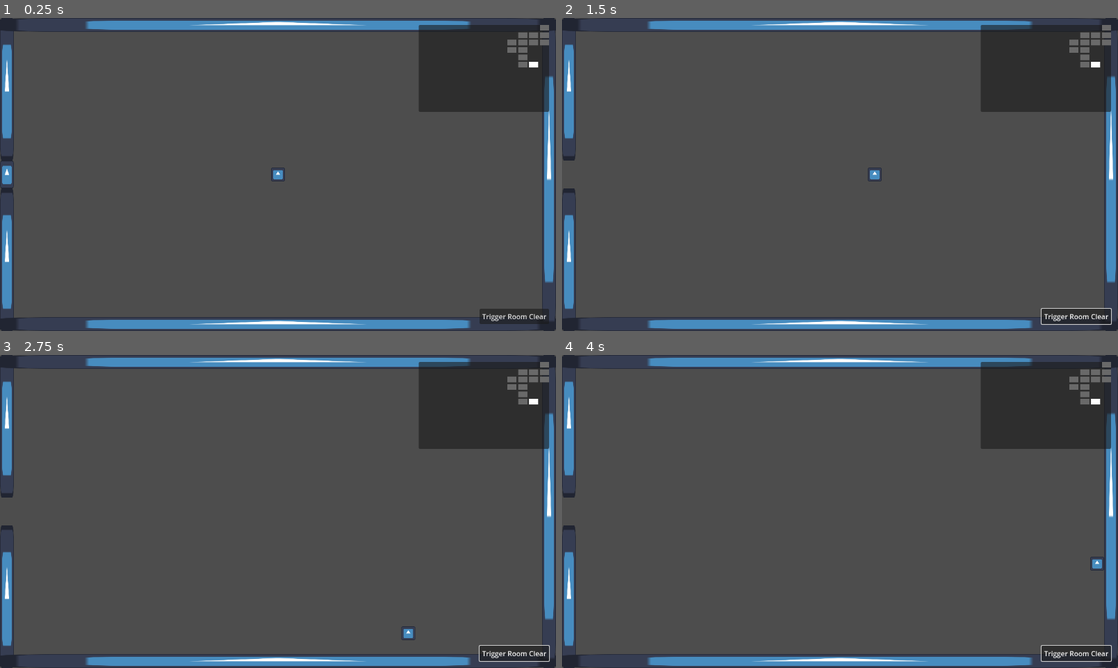
Above: before the commit, frames 1-4 (two rows, left to right).
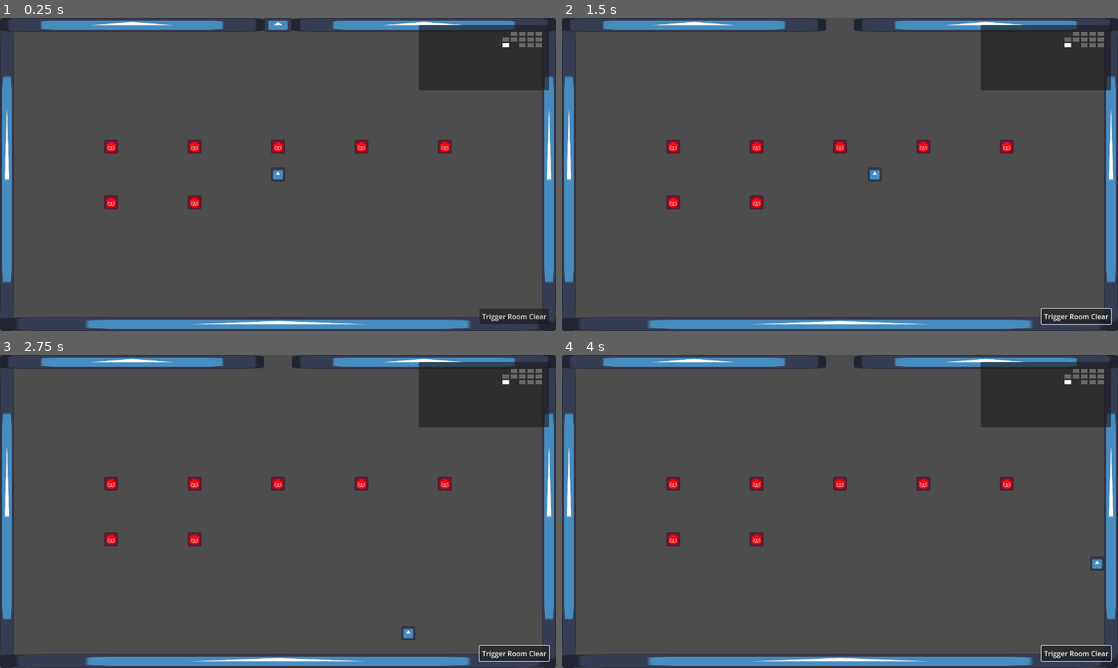
Above: after the commit, the same moments.

Repository: axQuadratic/IKEA-Escape-Quest
Game: Godot game, scene res://scenes/map.tscn
The game is run twice, just before and just after one commit, with the same random seed, the same clock (stepped at 60 frames per second) and the same inputs. The engine's default icon, where the game draws it, is replaced by a stand-in: a white triangle on a blue panel in a dark square.
Inputs (mouse positions are in pixels of both pictures, inside the frame that each line leads up to):
- Up to frame 1 (0.25 s): no input
- Up to frame 2 (1.5 s): click "Trigger Room Clear" at 0.5 s; tap Enter at 1.25 s; move the mouse to (962, 158) at 1.27 s; hold D (right) from 1.28 s (still down); click (962, 158) at 1.42 s
- Up to frame 3 (2.75 s): move the mouse to (166, 527) at 2.02 s; release D (right) at 2.03 s; hold S (down) from 2.03 s (still down)
- Up to frame 4 (4 s): move the mouse to (895, 442) at 2.77 s; release S (down) at 2.78 s; hold D (right) 2.78-3.53 s; move the mouse to (812, 574) at 3.52 s; hold W (up) from 3.53 s (still down); click (812, 574) at 3.67 s

The runs differ from the first frame. In frame 1, 5.1% of the frame differs, in the area x 0-99%, y 0-93%; in frame 2, 5.2%; in frame 3, 5.2%; in frame 4, 5.2%.

Commit message:
Enemy Manager

Diff:
--- a/project.godot
+++ b/project.godot
@@ -14,6 +14,10 @@
 run/main_scene="res://scenes/map.tscn"
 config/features=PackedStringArray("4.3", "Forward Plus")
 config/icon="res://icon.svg"
+
+[autoload]
+
+GlobalAssets="*res://scripts/global_assets.gd"
 
 [display]
 
--- /dev/null
+++ b/scenes/enemy-manager/enemies/test_enemy.tscn
@@ -0,0 +1,17 @@
+[gd_scene load_steps=4 format=3 uid="uid://blu1twdwacxhi"]
+
+[ext_resource type="Script" path="res://scripts/enemy.gd" id="1_7sjdm"]
+[ext_resource type="Texture2D" uid="uid://t4nb8dlfmybo" path="res://icon_red.png" id="2_bm37f"]
+
+[sub_resource type="RectangleShape2D" id="RectangleShape2D_xox1r"]
+size = Vector2(32, 32)
+
+[node name="Enemy" type="CharacterBody2D"]
+script = ExtResource("1_7sjdm")
+enemy_health = 50
+enemy_sprite = ExtResource("2_bm37f")
+
+[node name="CollisionShape2D" type="CollisionShape2D" parent="."]
+shape = SubResource("RectangleShape2D_xox1r")
+
+[node name="Sprite2D" type="Sprite2D" parent="."]
--- /dev/null
+++ b/scenes/enemy-manager/enemy.tscn
@@ -0,0 +1,14 @@
+[gd_scene load_steps=3 format=3 uid="uid://xotsdm52ulcm"]
+
+[ext_resource type="Script" path="res://scripts/enemy.gd" id="1_8sqnp"]
+
+[sub_resource type="RectangleShape2D" id="RectangleShape2D_xox1r"]
+size = Vector2(32, 32)
+
+[node name="Enemy" type="CharacterBody2D"]
+script = ExtResource("1_8sqnp")
+
+[node name="CollisionShape2D" type="CollisionShape2D" parent="."]
+shape = SubResource("RectangleShape2D_xox1r")
+
+[node name="Sprite2D" type="Sprite2D" parent="."]
--- a/scenes/map-manager/floors/floor_block.tscn
+++ b/scenes/map-manager/floors/floor_block.tscn
@@ -13,3 +13,21 @@
 
 [node name="CollisionShape2D" type="CollisionShape2D" parent="StaticBody2D"]
 shape = SubResource("RectangleShape2D_wuhb1")
+
+[node name="SpawnPoint" type="Node2D" parent="."]
+position = Vector2(180, 180)
+
+[node name="SpawnPoint2" type="Node2D" parent="."]
+position = Vector2(180, 540)
+
+[node name="SpawnPoint3" type="Node2D" parent="."]
+position = Vector2(1100, 180)
+
+[node name="SpawnPoint5" type="Node2D" parent="."]
+position = Vector2(180, 360)
+
+[node name="SpawnPoint6" type="Node2D" parent="."]
+position = Vector2(1100, 360)
+
+[node name="SpawnPoint4" type="Node2D" parent="."]
+position = Vector2(1100, 540)
--- a/scenes/map-manager/floors/floor_checkerboard.tscn
+++ b/scenes/map-manager/floors/floor_checkerboard.tscn
@@ -159,3 +159,24 @@
 [node name="CollisionShape2D12" type="CollisionShape2D" parent="StaticBody2D6"]
 position = Vector2(1056, 0)
 shape = SubResource("RectangleShape2D_oxqtt")
+
+[node name="SpawnPoint" type="Node2D" parent="."]
+position = Vector2(640, 90)
+
+[node name="SpawnPoint2" type="Node2D" parent="."]
+position = Vector2(640, 450)
+
+[node name="SpawnPoint5" type="Node2D" parent="."]
+position = Vector2(640, 270)
+
+[node name="SpawnPoint3" type="Node2D" parent="."]
+position = Vector2(640, 630)
+
+[node name="SpawnPoint7" type="Node2D" parent="."]
+position = Vector2(640, 180)
+
+[node name="SpawnPoint8" type="Node2D" parent="."]
+position = Vector2(640, 360)
+
+[node name="SpawnPoint9" type="Node2D" parent="."]
+position = Vector2(640, 540)
--- a/scenes/map-manager/floors/floor_corners.tscn
+++ b/scenes/map-manager/floors/floor_corners.tscn
@@ -25,3 +25,30 @@
 [node name="CollisionShape2D4" type="CollisionShape2D" parent="StaticBody2D"]
 position = Vector2(1024, 464)
 shape = SubResource("RectangleShape2D_wuhb1")
+
+[node name="SpawnPoint" type="Node2D" parent="."]
+position = Vector2(360, 180)
+
+[node name="SpawnPoint2" type="Node2D" parent="."]
+position = Vector2(360, 540)
+
+[node name="SpawnPoint5" type="Node2D" parent="."]
+position = Vector2(360, 360)
+
+[node name="SpawnPoint3" type="Node2D" parent="."]
+position = Vector2(920, 180)
+
+[node name="SpawnPoint6" type="Node2D" parent="."]
+position = Vector2(920, 360)
+
+[node name="SpawnPoint4" type="Node2D" parent="."]
+position = Vector2(920, 540)
+
+[node name="SpawnPoint7" type="Node2D" parent="."]
+position = Vector2(640, 180)
+
+[node name="SpawnPoint8" type="Node2D" parent="."]
+position = Vector2(640, 360)
+
+[node name="SpawnPoint9" type="Node2D" parent="."]
+position = Vector2(640, 540)
--- a/scenes/map-manager/floors/floor_empty.tscn
+++ b/scenes/map-manager/floors/floor_empty.tscn
@@ -1,3 +1,33 @@
 [gd_scene format=3 uid="uid://h4b0yxcuomgb"]
 
 [node name="Root" type="Node2D"]
+
+[node name="SpawnPoint" type="Node2D" parent="."]
+position = Vector2(256, 296)
+
+[node name="SpawnPoint5" type="Node2D" parent="."]
+position = Vector2(448, 296)
+
+[node name="SpawnPoint3" type="Node2D" parent="."]
+position = Vector2(1024, 296)
+
+[node name="SpawnPoint6" type="Node2D" parent="."]
+position = Vector2(832, 296)
+
+[node name="SpawnPoint7" type="Node2D" parent="."]
+position = Vector2(640, 296)
+
+[node name="SpawnPoint2" type="Node2D" parent="."]
+position = Vector2(256, 424)
+
+[node name="SpawnPoint8" type="Node2D" parent="."]
+position = Vector2(448, 424)
+
+[node name="SpawnPoint4" type="Node2D" parent="."]
+position = Vector2(1024, 424)
+
+[node name="SpawnPoint9" type="Node2D" parent="."]
+position = Vector2(832, 424)
+
+[node name="SpawnPoint10" type="Node2D" parent="."]
+position = Vector2(640, 424)
--- a/scenes/map-manager/room.tscn
+++ b/scenes/map-manager/room.tscn
@@ -1,7 +1,8 @@
-[gd_scene load_steps=5 format=3 uid="uid://jvb0lna6ynwc"]
+[gd_scene load_steps=6 format=3 uid="uid://jvb0lna6ynwc"]
 
 [ext_resource type="Script" path="res://scripts/map-manager/room.gd" id="1_mmyys"]
 [ext_resource type="Texture2D" uid="uid://wbd4f4p66e2v" path="res://icon.svg" id="2_x338x"]
+[ext_resource type="Script" path="res://scripts/enemy-manager/enemy_manager.gd" id="3_kg4kv"]
 
 [sub_resource type="RectangleShape2D" id="RectangleShape2D_5xnes"]
 size = Vector2(64, 32)
@@ -56,3 +57,6 @@
 [node name="Sprite2D" type="Sprite2D" parent="DoorCollisionManager/LeftCollision"]
 scale = Vector2(0.25, 0.5)
 texture = ExtResource("2_x338x")
+
+[node name="EnemyManager" type="Node2D" parent="."]
+script = ExtResource("3_kg4kv")
--- a/scenes/map.tscn
+++ b/scenes/map.tscn
@@ -47,16 +47,20 @@
 offset_bottom = 720.0
 grow_horizontal = 2
 
-[node name="Minimap" type="PanelContainer" parent="Control"]
+[node name="MinimapPanel" type="PanelContainer" parent="Control"]
 layout_mode = 0
 offset_left = 964.0
 offset_top = 16.0
 offset_right = 1264.0
+offset_bottom = 166.0
+
+[node name="Minimap" type="GridContainer" parent="Control"]
+layout_mode = 2
+offset_left = 964.0
+offset_top = 32.0
+offset_right = 1248.0
 offset_bottom = 216.0
 script = ExtResource("4_welux")
-
-[node name="GridContainer" type="GridContainer" parent="Control/Minimap"]
-layout_mode = 2
 
 [node name="Button" type="Button" parent="Control"]
 layout_mode = 1
--- /dev/null
+++ b/scripts/enemy-manager/enemy_manager.gd
@@ -0,0 +1,5 @@
+extends Node2D
+
+
+func spawn_enemies() -> void:
+	pass
--- /dev/null
+++ b/scripts/enemy.gd
@@ -0,0 +1,15 @@
+extends CharacterBody2D
+
+
+@export var enemy_health: int
+@export var enemy_sprite: CompressedTexture2D
+
+@onready var shape: CollisionShape2D = get_node("CollisionShape2D")
+@onready var sprite: Sprite2D = get_node("Sprite2D")
+
+
+func _ready() -> void:
+	# Add the enemy sprite
+	sprite.texture = enemy_sprite
+	sprite.centered = true
+	sprite.scale = shape.shape.size / enemy_sprite.get_size()
--- /dev/null
+++ b/scripts/global_assets.gd
@@ -0,0 +1,15 @@
+extends Node
+
+var wall_types_h: Dictionary = {
+	"closed": preload("res://scenes/map-manager/walls/horizontal_closed.tscn"),
+	"open": preload("res://scenes/map-manager/walls/horizontal_open.tscn")
+}
+
+var wall_types_v: Dictionary = {
+	"closed": preload("res://scenes/map-manager/walls/vertical_closed.tscn"),
+	"open": preload("res://scenes/map-manager/walls/vertical_open.tscn")
+}
+
+var enemies: Dictionary = {
+	"test_enemy": preload("res://scenes/enemy-manager/enemies/test_enemy.tscn")
+}
--- a/scripts/map-manager/map.gd
+++ b/scripts/map-manager/map.gd
@@ -10,11 +10,13 @@
 	var room_walls: Array
 	var room_floor: String
 	var room_position: Vector2i
+	var room_enemies: Array[String]
 
-	func _init(_room_walls, _room_floor, _room_position) -> void:
+	func _init(_room_walls, _room_floor, _room_position, _room_enemies) -> void:
 		self.room_walls = _room_walls
 		self.room_floor = _room_floor
 		self.room_position = _room_position
+		self.room_enemies = _room_enemies
 
 
 var map_data: Array[Room]
@@ -69,8 +71,14 @@
 
 		var new_floor: String = floor_types.pick_random()
 
+		var new_enemies: Array[String]
+
+		var enemy_count: int = randi_range(0, 10)
+		for k in range(enemy_count):
+			new_enemies.append(GlobalAssets.enemies.keys()[randi() % GlobalAssets.enemies.size()])
+
 		# Walls are defined once all rooms are placed
-		map_data.append(Room.new(["closed", "closed", "closed", "closed"], new_floor, new_position))
+		map_data.append(Room.new(["closed", "closed", "closed", "closed"], new_floor, new_position, new_enemies))
 		occupied_positions.append(new_position)
 
 	# Create doors in all shared walls
@@ -109,6 +117,7 @@
 
 	room.room_walls = current_room.room_walls
 	room.room_floor = current_room.room_floor
+	room.room_enemies = current_room.room_enemies
 
 	if first_update:
 		room.generate_room()
--- a/scripts/map-manager/minimap/minimap.gd
+++ b/scripts/map-manager/minimap/minimap.gd
@@ -1,12 +1,10 @@
-extends PanelContainer
+extends GridContainer
 
 var map_icon: PackedScene = preload("res://scenes/map-manager/minimap/map_icon.tscn")
 
-@onready var map_grid: GridContainer = get_node("GridContainer")
-
 
 func update_minimap(map_data: Array, player_current_pos: Vector2i):
-	for icon in map_grid.get_children():
+	for icon in get_children():
 		icon.queue_free()
 
 	var highest_x_pos: int
@@ -21,7 +19,7 @@
 
 		lowest_y_pos = room.room_position.y
 
-	map_grid.columns = highest_x_pos + 1
+	columns = highest_x_pos + 1
 
 	var room_positions: Array[Vector2i]
 	for room in map_data:
@@ -40,4 +38,4 @@
 			else:
 				new_icon.color = "#00000000"
 
-			map_grid.add_child(new_icon)
+			add_child(new_icon)
--- a/scripts/map-manager/room.gd
+++ b/scripts/map-manager/room.gd
@@ -1,18 +1,11 @@
 extends Node2D
 
-var wall_types_h: Dictionary = {
-	"closed": preload("res://scenes/map-manager/walls/horizontal_closed.tscn"),
-	"open": preload("res://scenes/map-manager/walls/horizontal_open.tscn")
-}
-
-var wall_types_v: Dictionary = {
-	"closed": preload("res://scenes/map-manager/walls/vertical_closed.tscn"),
-	"open": preload("res://scenes/map-manager/walls/vertical_open.tscn")
-}
 var floors: Array[PackedScene]
 
 @export var room_walls: Array
 @export var room_floor: String
+
+@export var room_enemies: Array[String]
 
 @onready var door_collision_manager: StaticBody2D = get_node("DoorCollisionManager")
 
@@ -35,21 +28,21 @@
 		wall_index += 1
 
 	# Place walls on all sides
-	var wall_instance = wall_types_h[room_walls[0]].instantiate()
+	var wall_instance = GlobalAssets.wall_types_h[room_walls[0]].instantiate()
 	add_child(wall_instance)
 	move_child(wall_instance, 0)
 
-	wall_instance = wall_types_v[room_walls[1]].instantiate()
+	wall_instance = GlobalAssets.wall_types_v[room_walls[1]].instantiate()
 	add_child(wall_instance)
 	wall_instance.set_global_position(Vector2(get_viewport_rect().size.x - 32, 0))
 	move_child(wall_instance, 0)
 
-	wall_instance = wall_types_h[room_walls[2]].instantiate()
+	wall_instance = GlobalAssets.wall_types_h[room_walls[2]].instantiate()
 	add_child(wall_instance)
 	wall_instance.set_global_position(Vector2(0, get_viewport_rect().size.y - 32)) # Move to bottom of screen excluding wall width
 	move_child(wall_instance, 0)
 
-	wall_instance = wall_types_v[room_walls[3]].instantiate()
+	wall_instance = GlobalAssets.wall_types_v[room_walls[3]].instantiate()
 	add_child(wall_instance)
 	move_child(wall_instance, 0)
 
@@ -58,6 +51,17 @@
 	add_child(floor_instance)
 	move_child(floor_instance, 0)
 
+	var enemy_index: int = 0
+	for child in floor_instance.get_children():
+		if not "SpawnPoint" in child.name: continue
+		if enemy_index >= len(room_enemies): break
+
+		var new_enemy = GlobalAssets.enemies[room_enemies[enemy_index]].instantiate()
+		add_child(new_enemy)
+		new_enemy.global_position = child.global_position
+
+		enemy_index += 1
+
 
 func clear_room() -> void:
 	# Triggered when all enemies are defeated
Binary file added: icon_red.png
Not shown, added: icon_red.png.import
